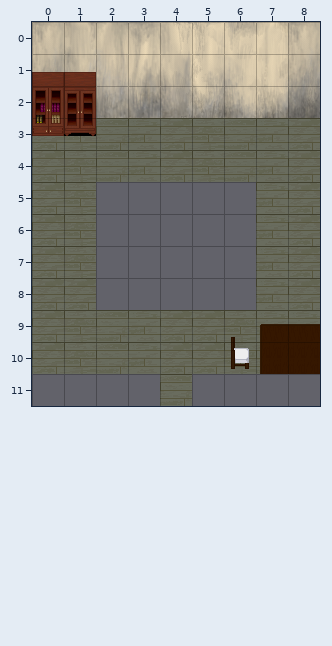
Tiled map, stored at img/map_pro_tmx/house3_room3.tmx. Above: the version before the commit.
Cells are 32x32 px. Shown: x 0..8, y 0..11.
Once edited:
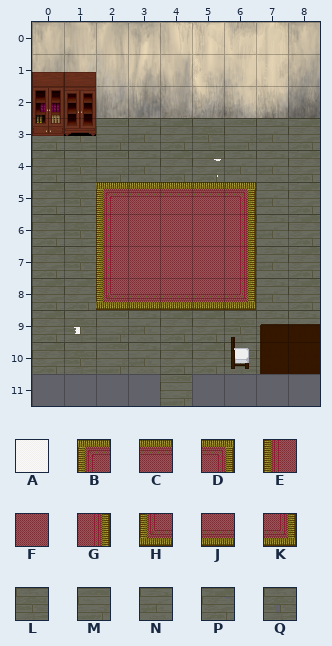
Key: from "add_more": A 311, B 368, C 369, D 370, E 384, F 385, G 386, H 400, J 401, K 402; from "room-01-udw": L 1, M 2, N 3, P 108, Q 125.
_ is an empty cell.
Tiles of an added or newly shown layer are drawn over the layers below it.
Change:
Layer "layer0" (added):
y 4: x 5 _ -> A
y 9: x 1 _ -> A
Layer "layer1":
y 4: x 5..6 LM -> PN
y 5: x 2..6 _____ -> BCCCD
y 6..7: x 2..6 _____ -> EFFFG
y 8: x 2..6 _____ -> HJJJK
y 9: x 1 L -> Q
Pixel boxes of the changes (left, top, right, bottom) in both pictures:
changed: (74, 151, 256, 334)
